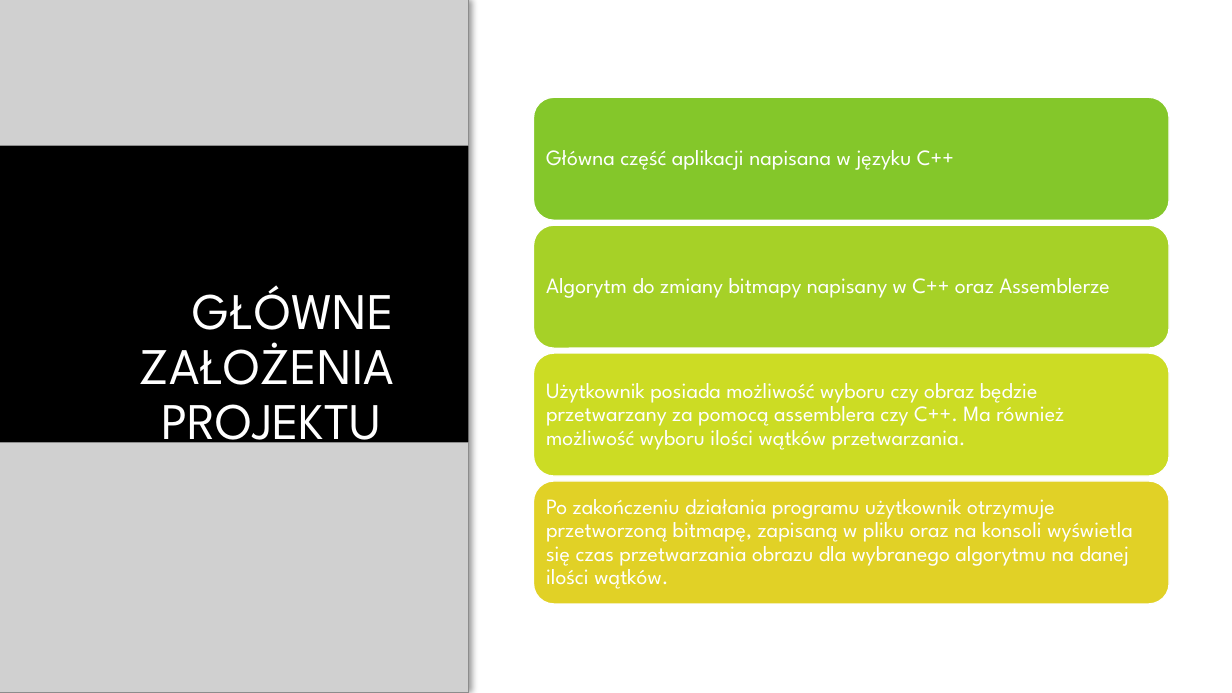
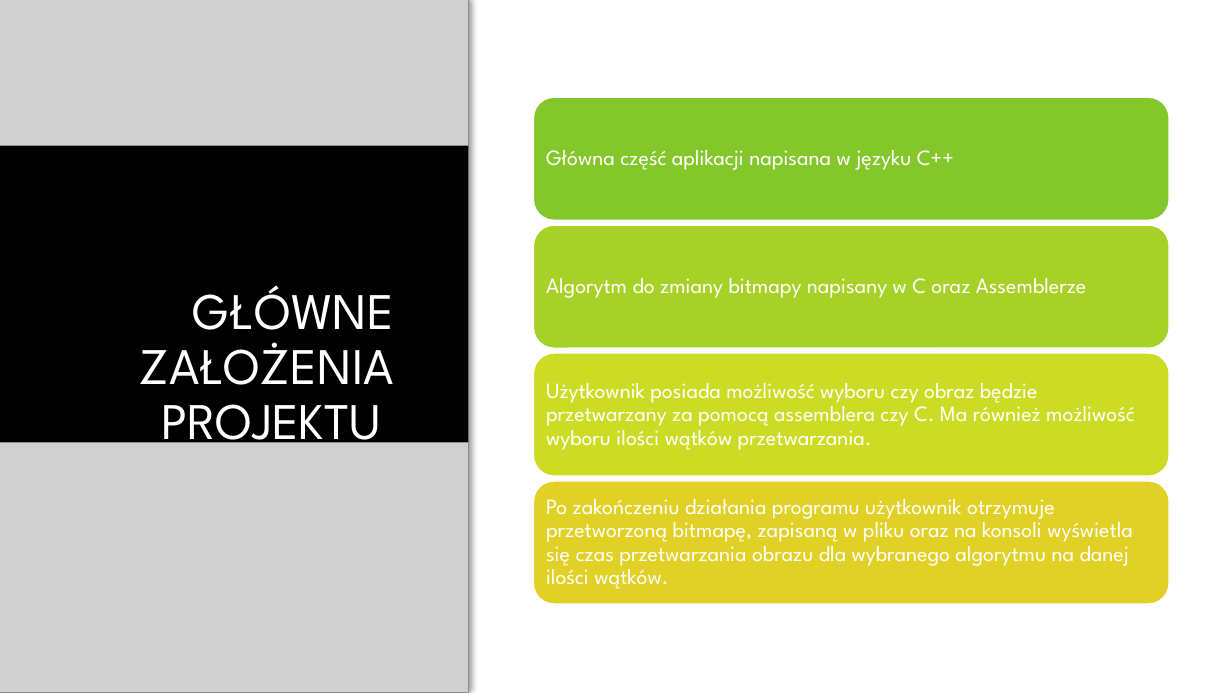
Before and after one commit to paulinaurbas/JAProjekt, a slide deck: slide 3 of Negatyw.pptx. Drawn at 1232x693 pixels with LibreOffice and Linux fonts; fonts in the diff are those of the drawing; grey boxes stand for pictures; background and template pictures are left out. Boxes give left, top, right and bottom in pixels: in the first picture for what was removed or moved away, otherwise in the second. Text is boxed around its words. In the diff, an @@ line names an element or a change of style, - is before the commit and + after.

```diff
--- a/Negatyw.pptx
+++ b/Negatyw.pptx
@@ text at (546, 278, 1087, 298): text changed @@
-Algorytm do zmiany bitmapy napisany w C++ oraz Assemblerze
+Algorytm do zmiany bitmapy napisany w C oraz Assemblerze
@@ text at (546, 383, 1135, 450): text changed @@
-Użytkownik posiada możliwość wyboru czy obraz będzie przetwarzany za pomocą assemblera czy C++. Ma również możliwość wyboru ilości wątków przetwarzania.
+Użytkownik posiada możliwość wyboru czy obraz będzie przetwarzany za pomocą assemblera czy C. Ma również możliwość wyboru ilości wątków przetwarzania.
```
Also in this commit, not shown: 4 other slides changed, 4 other files.
